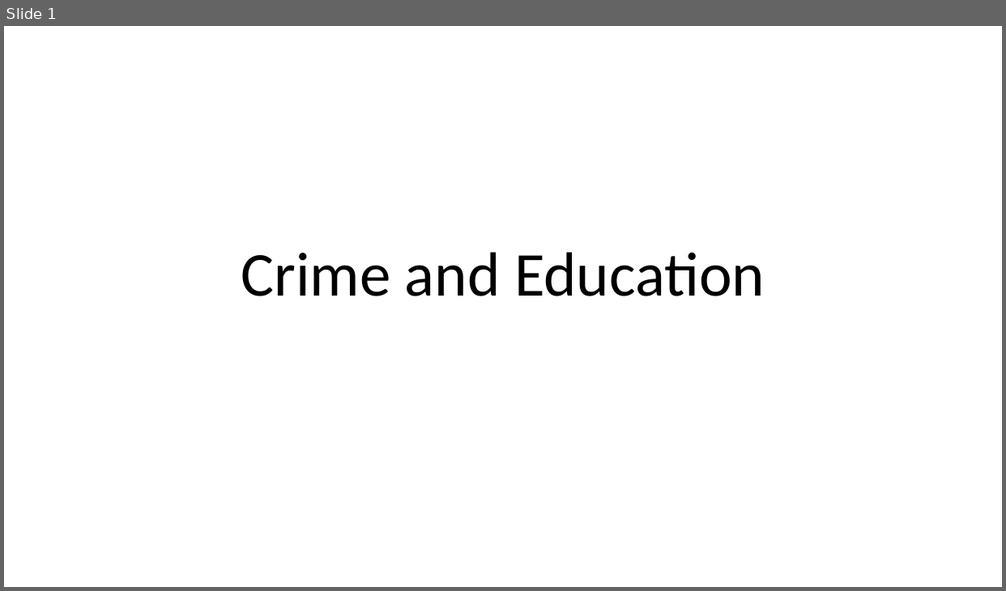
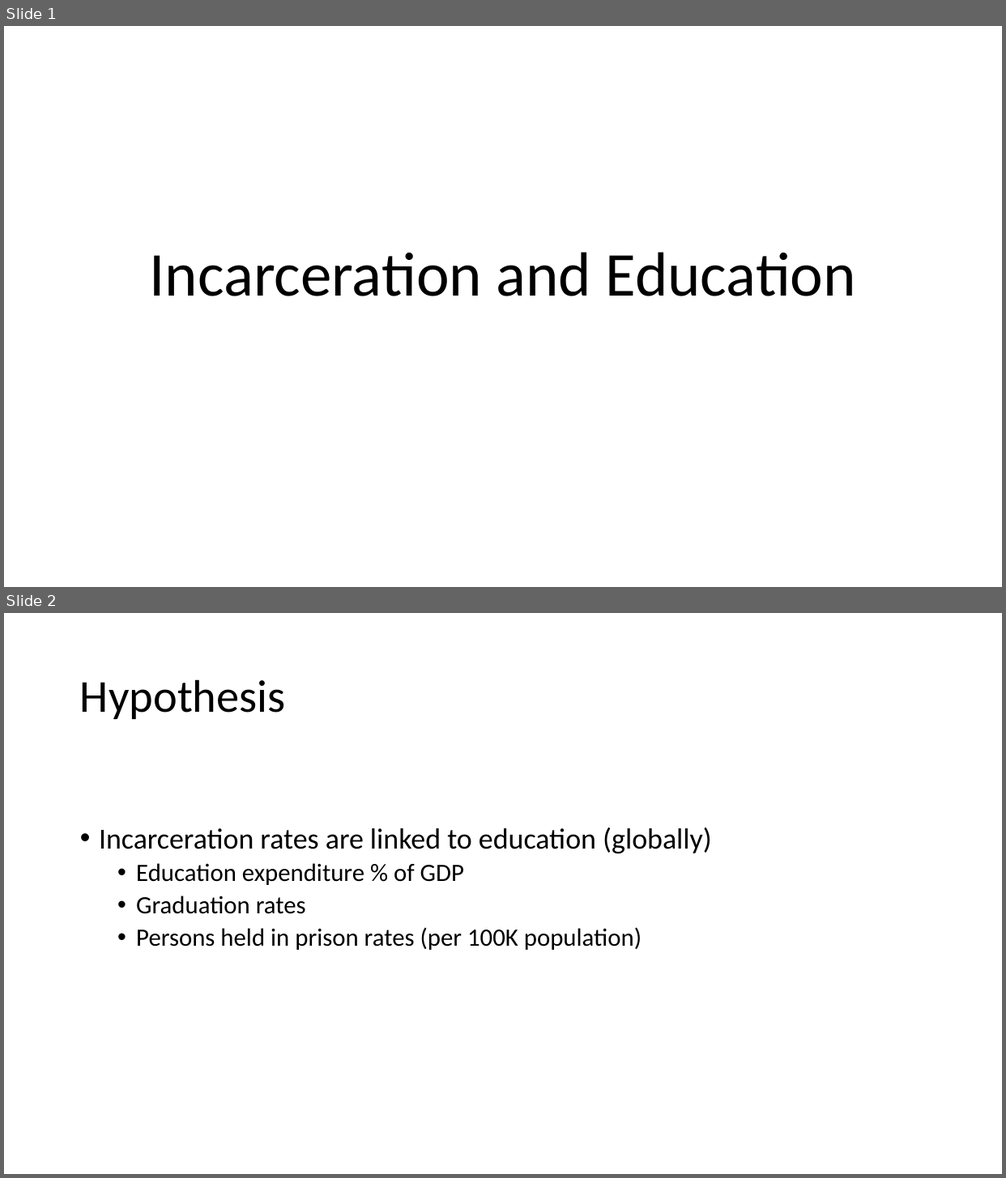
Before and after one commit to pamhinostroza/Project_1, a slide deck: Presentation.pptx. Shown one above the other, each under a label of ours: slide 1 before the commit, slides 1 and 2 after it. The pictures are 1006x591 and 1006x1178 pixels, drawn with LibreOffice and Linux fonts; fonts in the diff are those of the drawing. Boxes give left, top, right and bottom in pixels: in the first picture for what was removed or moved away, otherwise in the second. Text is boxed around its words. In the diff, an @@ line names an element or a change of style, - is before the commit and + after.

```diff
--- a/Presentation.pptx
+++ b/Presentation.pptx
@@ slide 2 added at box(4, 613, 1002, 1174), background #FFFFFF @@
@@ title added at box(80, 679, 286, 719), 44 pt, text #000000 @@
+Hypothesis
@@ text added at box(99, 828, 712, 950), 24 pt, text #000000 @@
+• Incarceration rates are linked to education (globally)
+  • Education expenditure % of GDP
+  • Graduation rates
+  • Persons held in prison rates (per 100K population)
@@ slide 1 changed as well @@
@@ title at box(150, 252, 856, 297): text changed @@
-Crime and Education
+Incarceration and Education
```
Also in this commit, not shown: 1 other slide changed, 20 other slides added, 9 slides removed, 10 other files.
